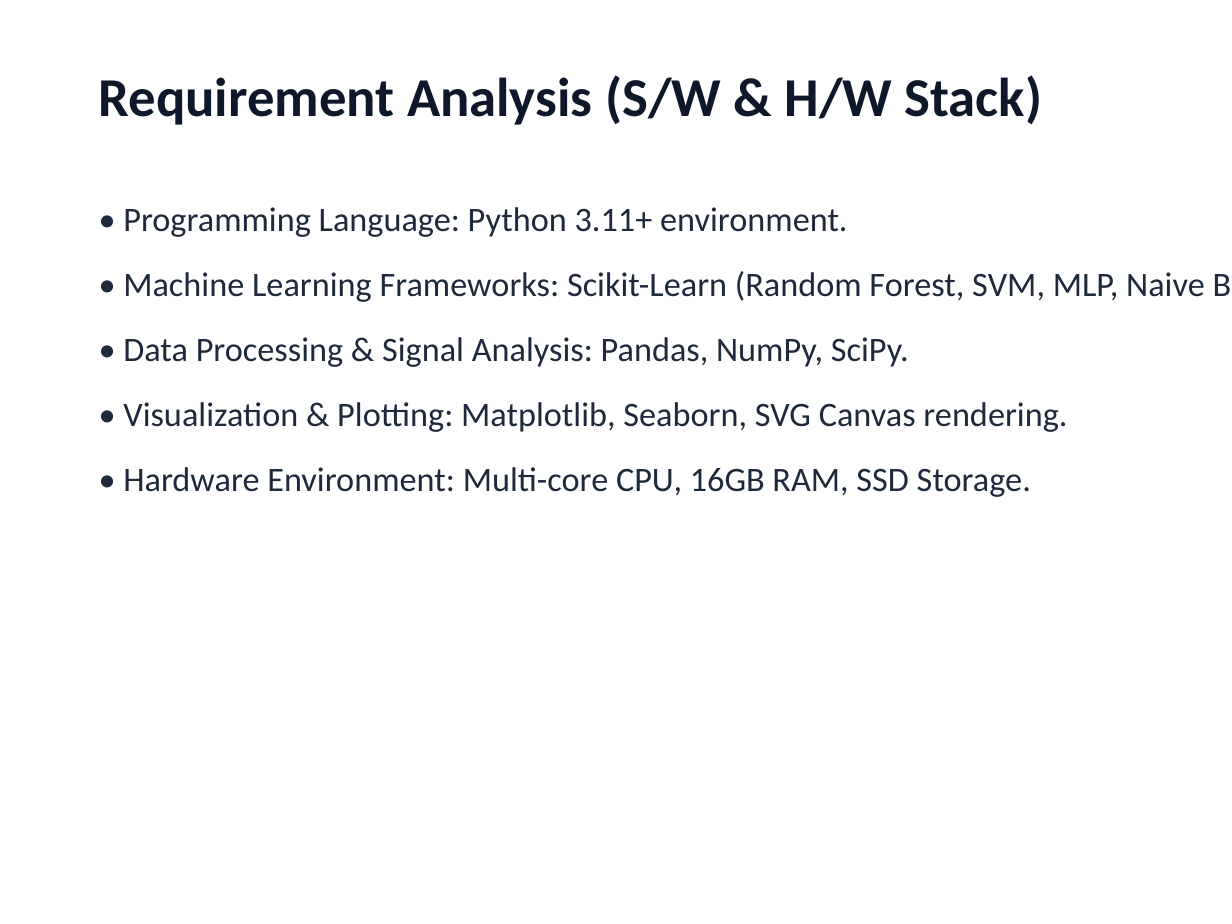
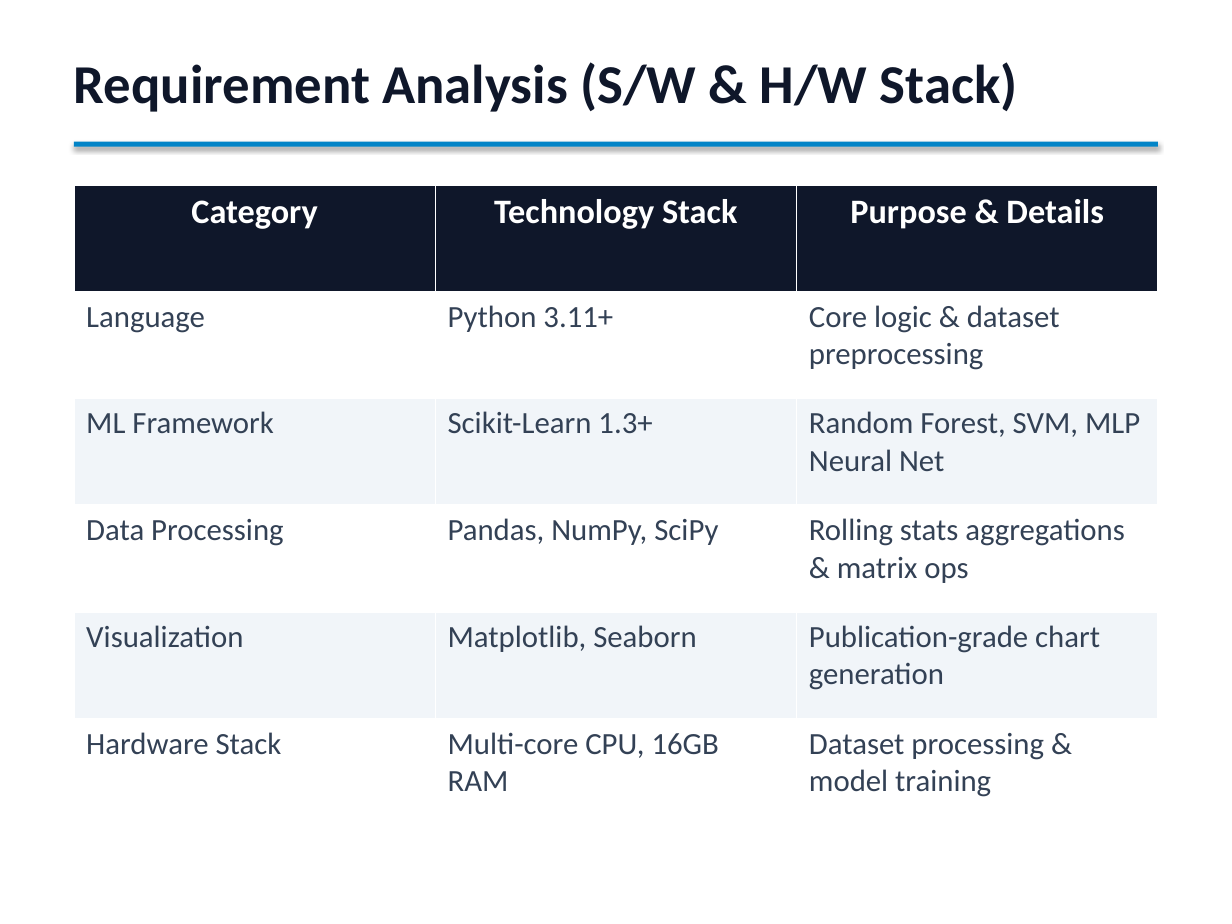
Before and after one commit to PiyushTiwari2051/Predictive-Master, a slide deck: slide 6 of Predictive_Maintenance_Internship_Presentation.pptx. Drawn at 1232x924 pixels with LibreOffice and Linux fonts; fonts in the diff are those of the drawing. Boxes give left, top, right and bottom in pixels: in the first picture for what was removed or moved away, otherwise in the second. Text is boxed around its words. In the diff, an @@ line names an element or a change of style, - is before the commit and + after.

```diff
--- a/Predictive_Maintenance_Internship_Presentation.pptx
+++ b/Predictive_Maintenance_Internship_Presentation.pptx
@@ text "Requirement Analysis (S/W & H/W ...": place and size @@
-text "Requirement Analysis (S/W & H/W ..." at box(99, 75, 1042, 125)
+text "Requirement Analysis (S/W & H/W ..." at box(74, 62, 1017, 112)
@@ rectangle added at box(74, 142, 1158, 147), fill #0284C7 @@
@@ table added at box(74, 185, 1157, 825), 6 rows, 3 columns @@
+Category | Technology Stack | Purpose & Details
+Language | Python 3.11+ | Core logic & dataset preprocessing
+ML Framework | Scikit-Learn 1.3+ | Random Forest, SVM, MLP Neural Net
+Data Processing | Pandas, NumPy, SciPy | Rolling stats aggregations & matrix ops
+Visualization | Matplotlib, Seaborn | Publication-grade chart generation
+Hardware Stack | Multi-core CPU, 16GB RAM | Dataset processing & model training
@@ text removed at box(123, 207, 1205, 497) @@
-• Programming Language: Python 3.11+ environment.
-• Machine Learning Frameworks: Scikit-Learn (Random Forest, SVM, MLP, Naive Bayes).
-• Data Processing & Signal Analysis: Pandas, NumPy, SciPy.
-• Visualization & Plotting: Matplotlib, Seaborn, SVG Canvas rendering.
-• Hardware Environment: Multi-core CPU, 16GB RAM, SSD Storage.
```
Also in this commit, not shown: 13 other slides changed, 2 slides added, 2 slides removed, 1 other file.
